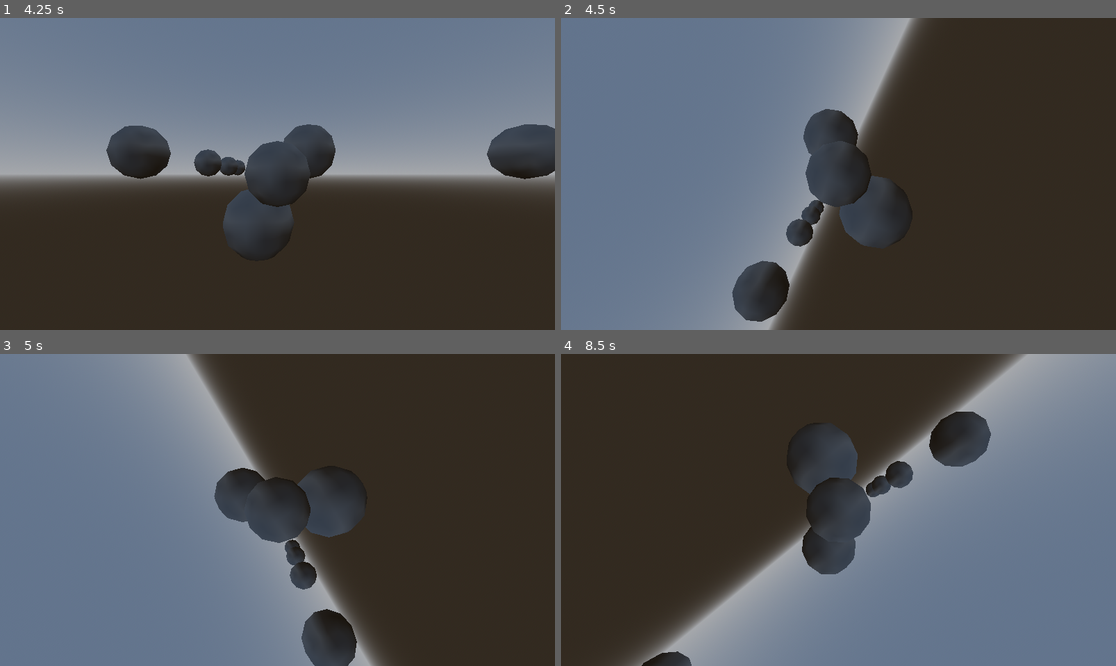
Above: before the commit, frames 1-4 (two rows, left to right).
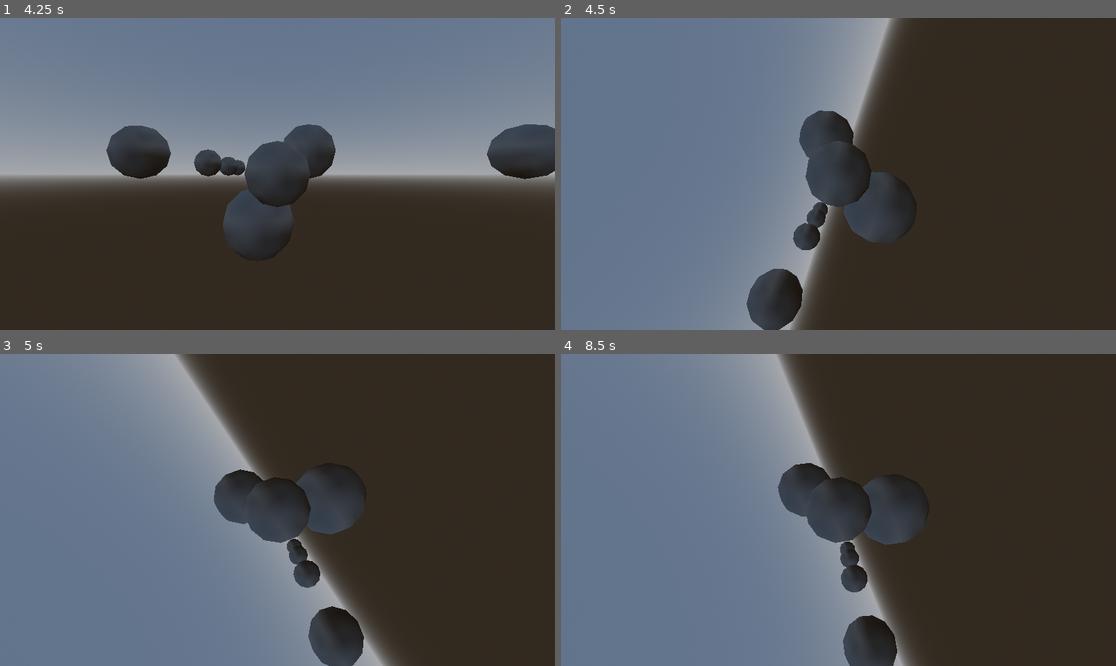
Above: after the commit, the same moments.

Repository: Kubota-Productions/SubmarineGodotConversion
Game: Godot game, scene res://Devscene.tscn
Same seed, same stepped clock (60 frames per second), same inputs: the game is played once before the commit and once after it.
Inputs (mouse positions are in pixels of both pictures, inside the frame that each line leads up to):
- Up to frame 1 (4.25 s): tap Enter (ui_accept) at 0.5, 0.77, 1.25, 1.52, 2, 2.75, 3.02, 3.5, 3.77 s; move the mouse to (399, 158) at 0.52 s; hold D (move_right) 0.53-1.28 s; hold U (speed_boost, bound only after the commit) 0.53-1.28 s; move the mouse to (166, 189) at 1.27 s; hold S (move_down) 1.28-2.03 s; tap Y (manual_roll) at 1.35 s; tap U (speed_boost, bound only after the commit) at 1.55, 2.85 s; move the mouse to (333, 105) at 2.02 s; hold D (move_right) 2.03-2.78 s; hold U (speed_boost, bound only after the commit) 2.03-2.78 s; right-click (333, 105) at 2.1 s; move the mouse to (249, 236) at 2.77 s; hold W (move_up) 2.78-3.53 s; move the mouse to (444, 220) at 3.52 s; hold A (move_left) from 3.53 s (still down); hold U (speed_boost, bound only after the commit) from 3.53 s (still down)
- Up to frame 2 (4.5 s): keep holding A (move_left); tap Enter (ui_accept) at 4.25 s; move the mouse to (672, 127) at 4.27 s; release U (speed_boost, bound only after the commit) at 4.28 s; tap Y (manual_roll) at 4.35 s
- Up to frame 3 (5 s): keep holding A (move_left); tap Enter (ui_accept) at 4.52 s; tap U (speed_boost, bound only after the commit) at 4.55 s
- Up to frame 4 (8.5 s): move the mouse to (866, 510) at 5.02 s; release A (move_left) at 5.03 s; hold S (move_down) 5.03-5.78 s; hold U (speed_boost, bound only after the commit) 5.03-5.78 s; right-click (866, 510) at 5.1 s; move the mouse to (755, 432) at 5.77 s; hold D (move_right) 5.78-6.53 s; tap U (speed_boost, bound only after the commit) at 5.85, 7.55 s; tap Enter (ui_accept) at 6.02, 6.77, 7.52 s; move the mouse to (960, 494) at 6.52 s; hold W (move_up) 6.53-7.28 s; hold U (speed_boost, bound only after the commit) 6.53-7.28 s; move the mouse to (727, 525) at 7.27 s; hold D (move_right) 7.28-8.03 s; tap Y (manual_roll) at 7.35 s; move the mouse to (894, 441) at 8.02 s; hold S (move_down) from 8.03 s (still down); hold U (speed_boost, bound only after the commit) from 8.03 s (still down); right-click (894, 441) at 8.1 s

Frame 1 is identical in both runs. In frame 2, 4.9% of the frame differs, in the area x 30-66%, y 0-100%; in frame 3, 2.8%; in frame 4, 85%, in the area x 0-100%, y 0-100%.
Error in both runs: Invalid type in utility function "deg_to_rad()". Cannot convert argument 1 from Nil to float. (res://MouseFlightController.gd:72)

Commit message:
No errors still cant turn

Diff:
--- a/Devscene.tscn
+++ b/Devscene.tscn
@@ -50,6 +50,7 @@
 aim_distance = 200.0
 
 [node name="Mouseaim" type="Node3D" parent="submarine/Submarinecamerarig"]
+transform = Transform3D(1, 0, 0, 0, 1, 0, 0, 0, 1, 0, 0, -0.124091)
 
 [node name="Camrig" type="Node3D" parent="submarine/Submarinecamerarig"]
 
--- a/MouseFlightController.gd
+++ b/MouseFlightController.gd
@@ -1,7 +1,7 @@
 class_name MouseFlightController extends Node3D
 
 @export var aircraft: Node3D = null
-@export var mouse_aim: Node3D = null
+@export var mouse_aim: Node3D
 @export var camera_rig: Node3D = null
 @export var cam: Camera3D = null
 
--- a/project.godot
+++ b/project.godot
@@ -67,3 +67,8 @@
 "events": [Object(InputEventMouseButton,"resource_local_to_scene":false,"resource_name":"","device":-1,"window_id":0,"a …(253 unchanged characters)…
 ]
 }
+speed_boost={
+"deadzone": 0.2,
+"events": [Object(InputEventKey,"resource_local_to_scene":false,"resource_name":"","device":-1,"window_id":0,"alt_pressed":false,"shift_pressed":false,"ctrl_pressed":false,"meta_pressed":false,"pressed":false,"keycode":0,"physical_keycode":85,"key_label":0,"unicode":117,"location":0,"echo":false,"script":null)
+]
+}
